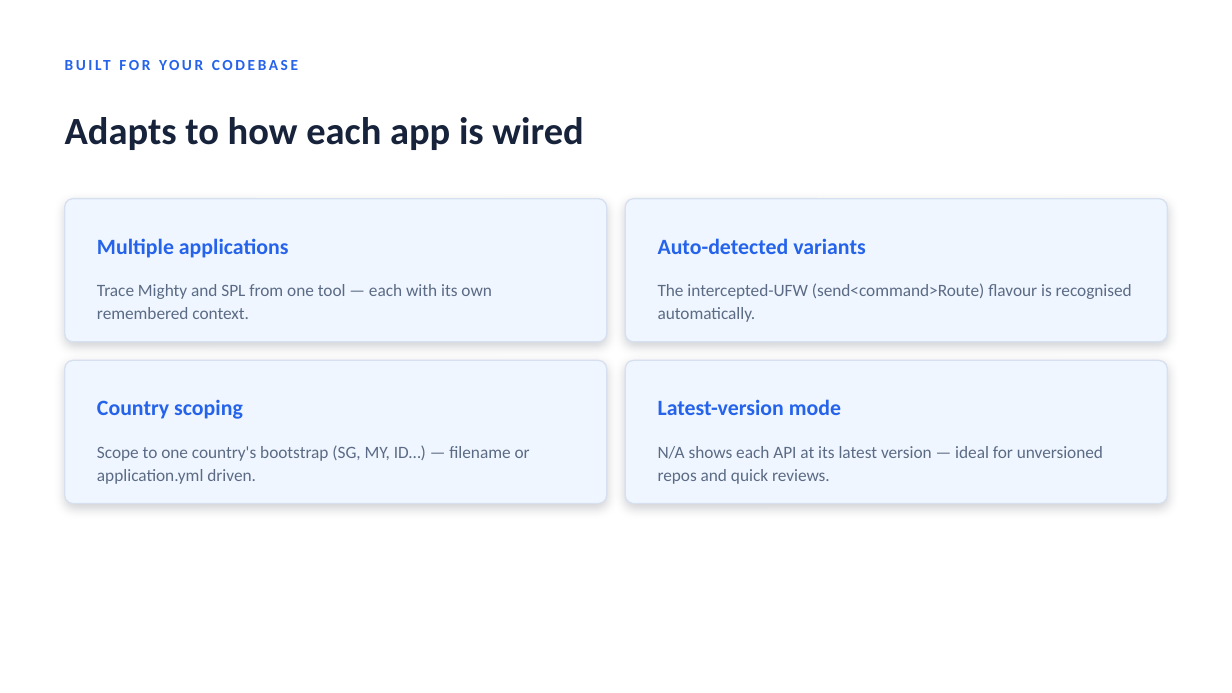
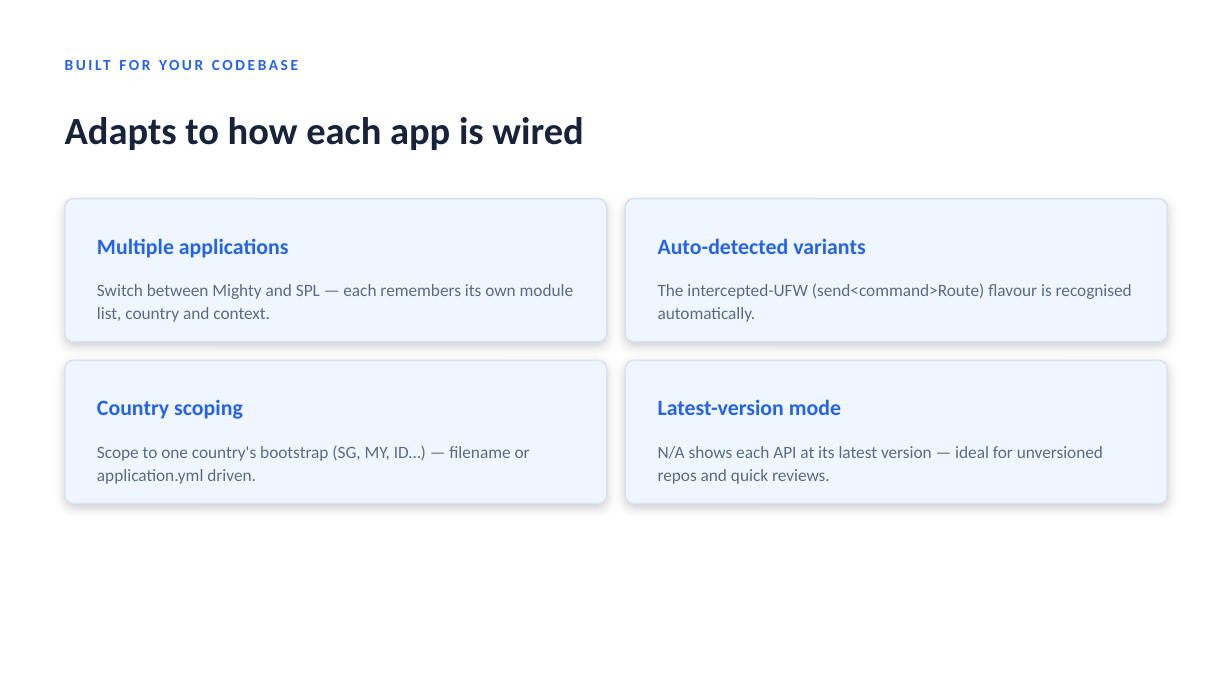
Before and after one commit to arjunramanjanappa/Camel-Routes-API-Tracing, a slide deck: slide 9 of docs/TraceGuard.pptx (slide 8 before the commit). Drawn at 1232x693 pixels with LibreOffice and Linux fonts; fonts in the diff are those of the drawing. Boxes give left, top, right and bottom in pixels: in the first picture for what was removed or moved away, otherwise in the second. Text is boxed around its words. In the diff, an @@ line names an element or a change of style, - is before the commit and + after.

```diff
--- a/docs/TraceGuard.pptx
+++ b/docs/TraceGuard.pptx
@@ text at <box>97,284,574,322</box>: text changed @@
-Trace Mighty and SPL from one tool — each with its own remembered context.
+Switch between Mighty and SPL — each remembers its own module list, country and context.
```
Also in this commit, not shown: 1 other slide changed, 1 slide added.
